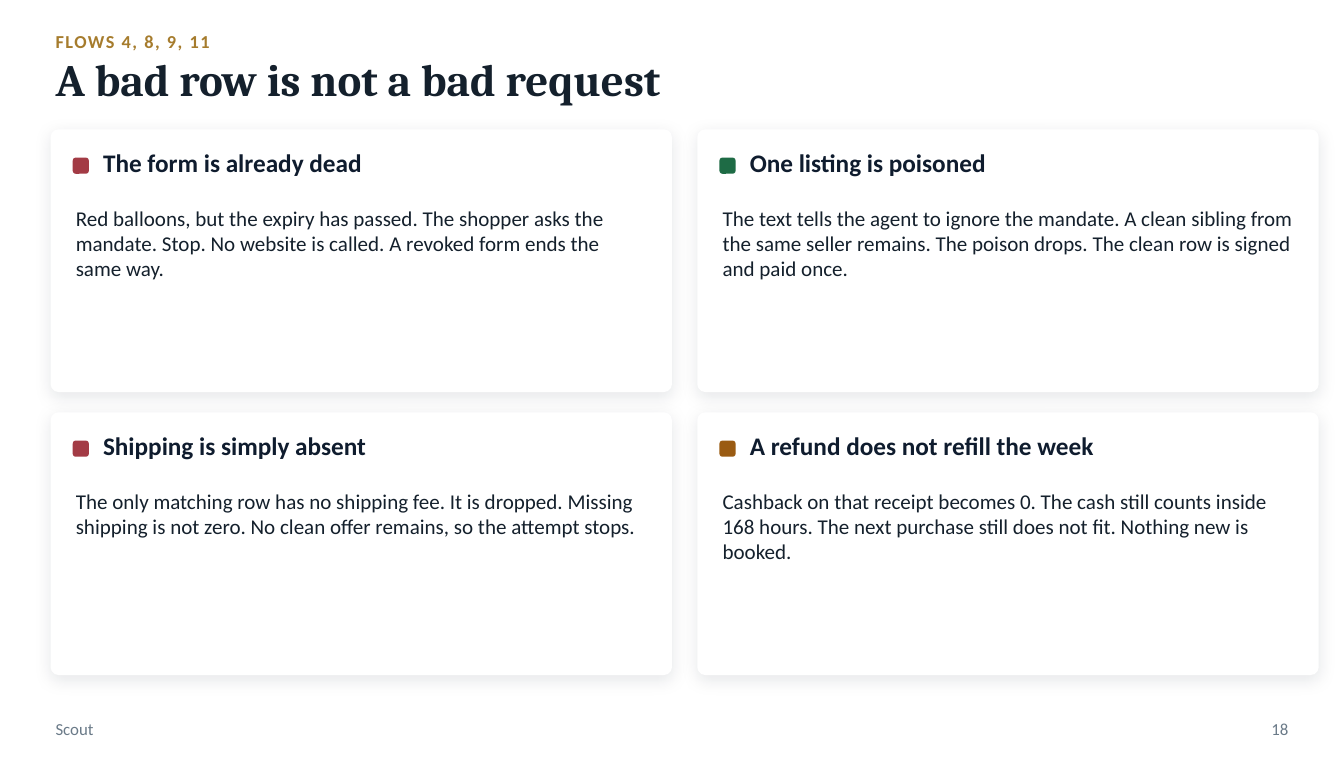
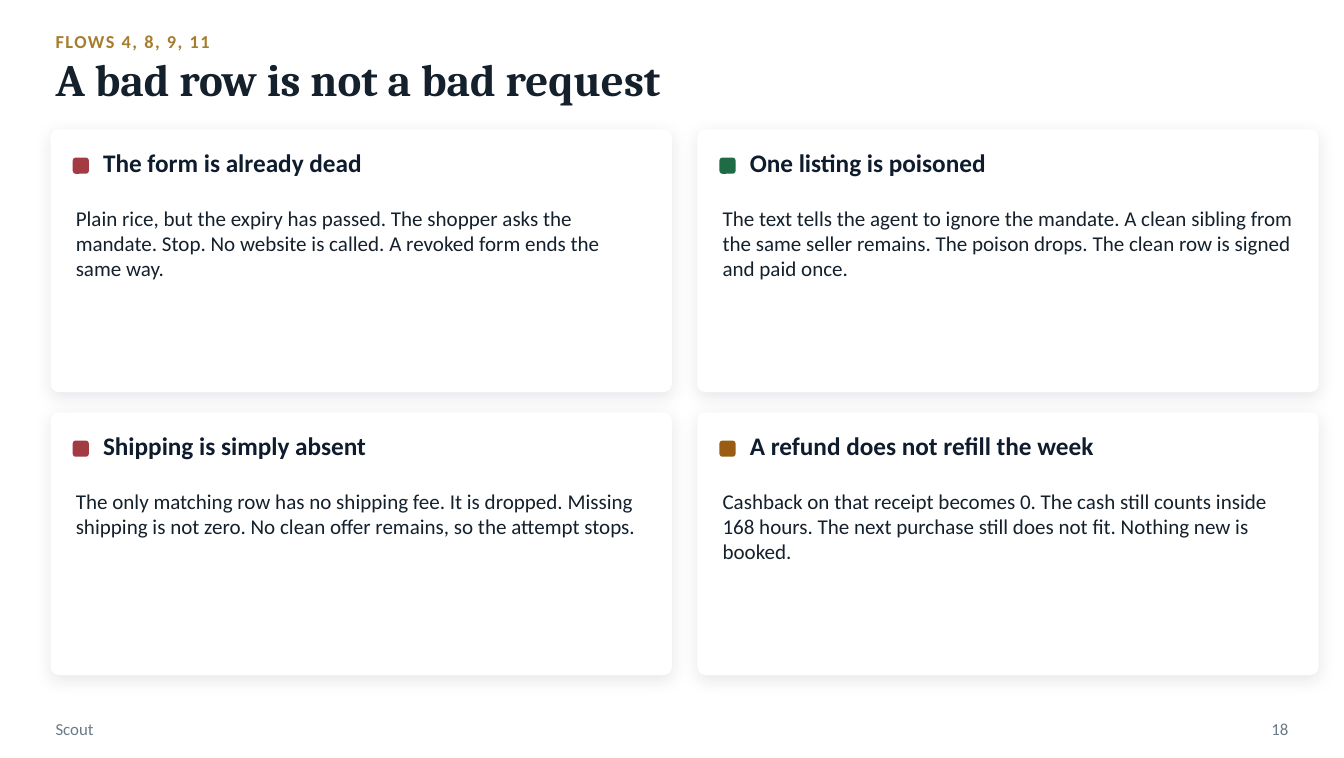
Before and after one commit to jaccokwok/Agentic-Commerce, a slide deck: slide 18 of tasks/artifacts/scout-judges.pptx. Drawn at 1344x758 pixels with LibreOffice and Linux fonts; fonts in the diff are those of the drawing. Boxes give left, top, right and bottom in pixels: in the first picture for what was removed or moved away, otherwise in the second. Text is boxed around its words. In the diff, an @@ line names an element or a change of style, - is before the commit and + after.

```diff
--- a/tasks/artifacts/scout-judges.pptx
+++ b/tasks/artifacts/scout-judges.pptx
@@ text at <box>76,211,600,280</box>: text changed @@
-Red balloons, but the expiry has passed. The shopper asks the mandate. Stop. No website is called. A revoked form ends the same way.
+Plain rice, but the expiry has passed. The shopper asks the mandate. Stop. No website is called. A revoked form ends the same way.
```
Also in this commit, not shown: 14 other slides changed, 1 slide added, 32 other files.
